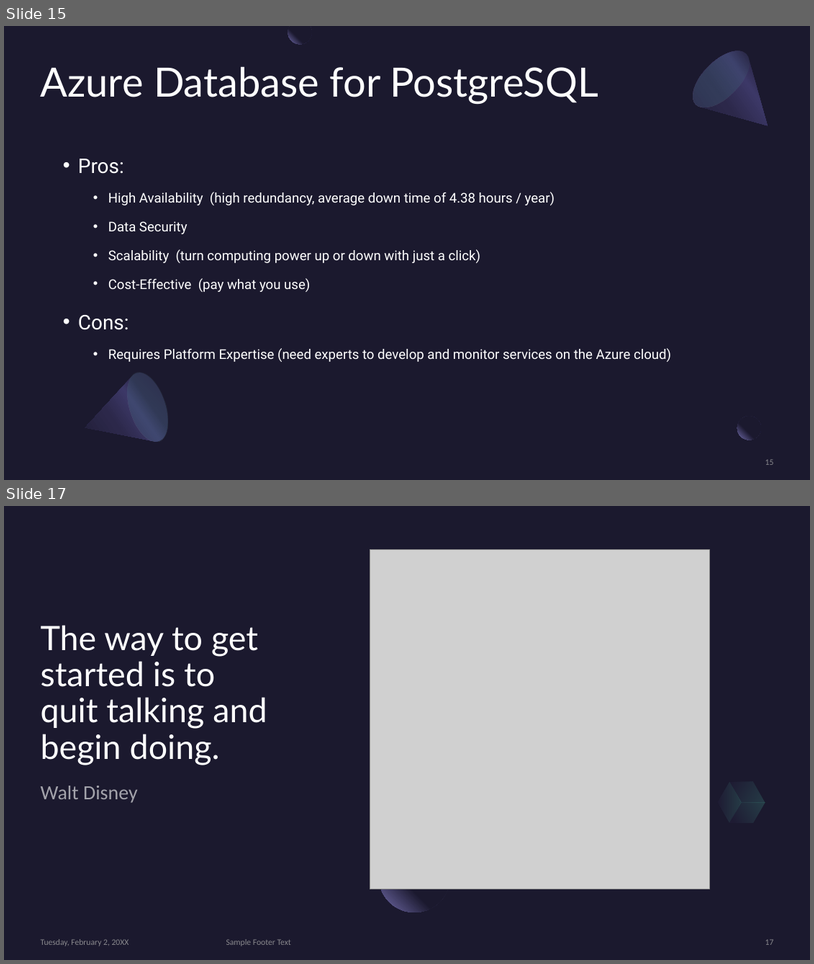
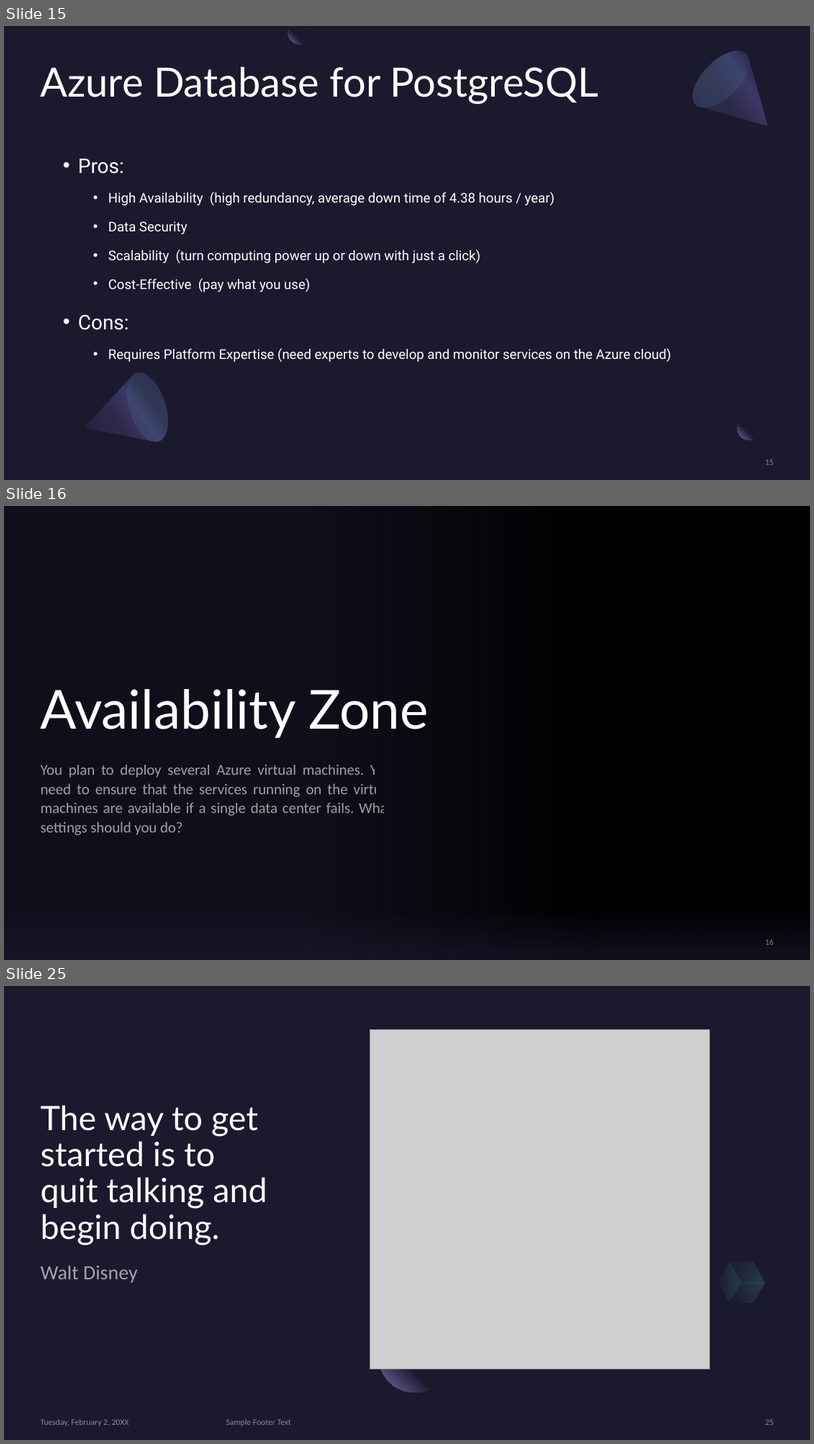
Before and after one commit to BrianChen0527/postgreSQL, a slide deck: MSFT_Azure/Microsoft Azure.pptx. Shown one above the other, each under a label of ours: slides 15 and 17 before the commit, slides 15, 16 and 25 after it; the slides between them are not shown. The pictures are 814x964 and 814x1444 pixels, drawn with LibreOffice and Linux fonts; fonts in the diff are those of the drawing; grey boxes stand for pictures; background and template pictures are left out. Boxes give left, top, right and bottom in pixels: in the first picture for what was removed or moved away, otherwise in the second. Text is boxed around its words. In the diff, an @@ line names an element or a change of style, - is before the commit and + after.

Commit message:
working on Azure presentation

```diff
--- a/MSFT_Azure/Microsoft Azure.pptx
+++ b/MSFT_Azure/Microsoft Azure.pptx
@@ slide 16 added at (4,506,810,960), background picture (left out) @@
@@ rectangle added at (4,506,599,960), fill gradient #1B192E @@
@@ title added at (41,689,429,738), 64 pt, text #FFFFFF @@
+Availability Zone
@@ subtitle added at (41,764,393,835), 18 pt, text #FFFFFF at 60% opacity @@
+You plan to deploy several Azure virtual machines. You need to ensure that the services running on the virtual machines are available if a single data center fails. What settings should you do?
@@ rectangle added at (4,888,810,960), fill gradient #1B192E @@
@@ page number added at (766,939,774,944), 10 pt, text #A6A6A6 at 80% opacity @@
+16
@@ what was slide 17 is now slide 25 @@
@@ page number at (766,1419,774,1424): text changed @@
-17
+25
```
Also in this commit, not shown: 2 slides changed, 8 other slides added, 1 slide removed, 1 other file.
